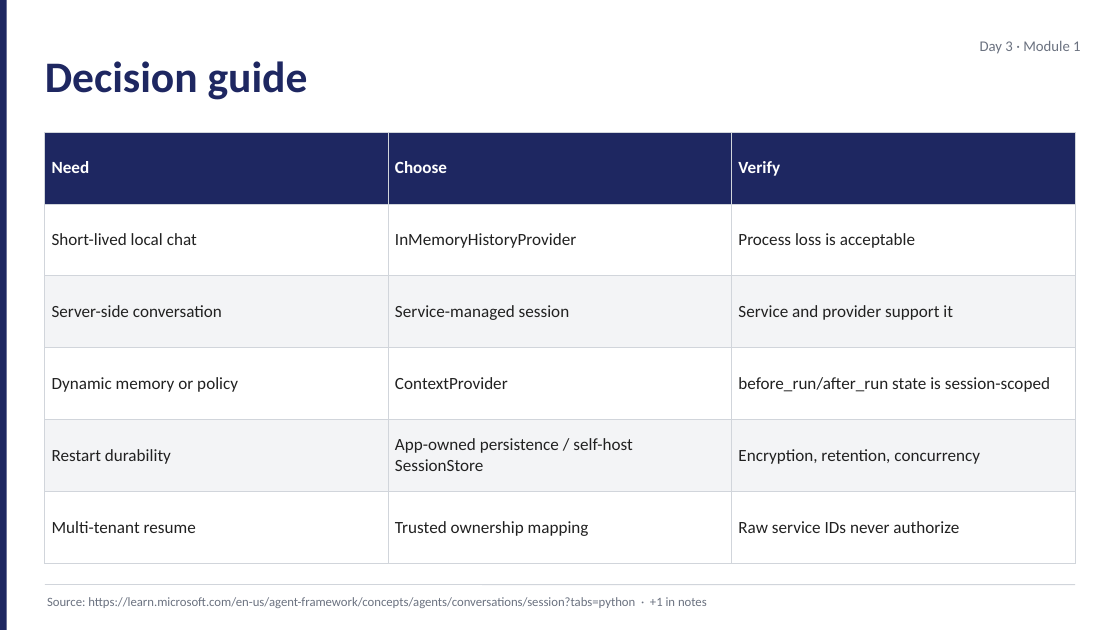
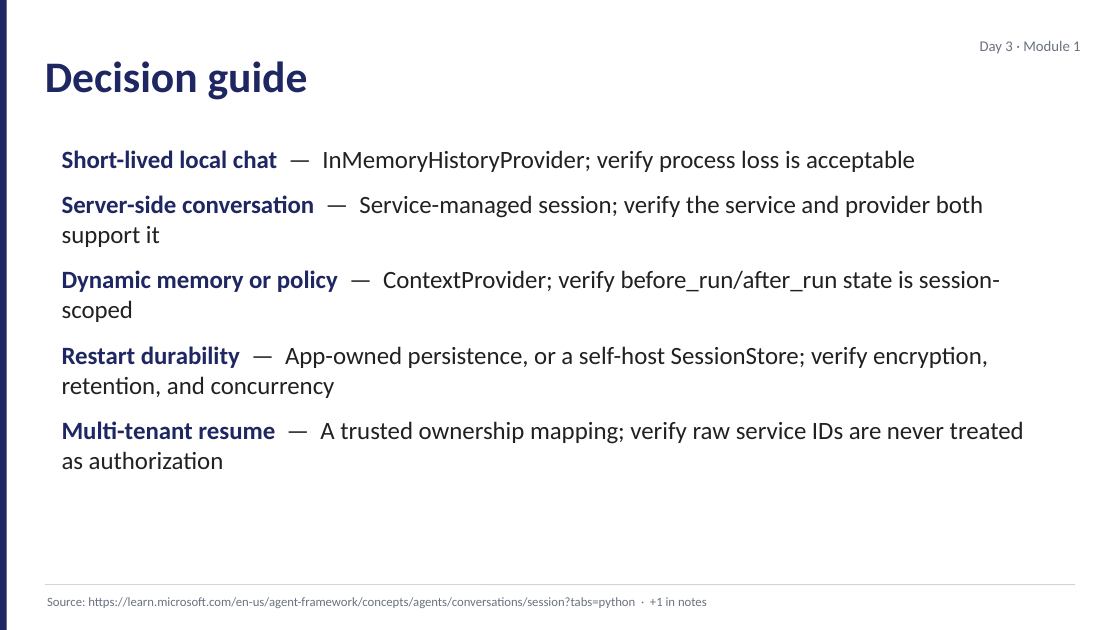
Before and after one commit to JimPiquant/Building-AI-Apps-and-Agents, a slide deck: slide 12 of decks/day3/module-1-sessions-state.pptx (slide 11 before the commit). Drawn at 1120x630 pixels with LibreOffice and Linux fonts; fonts in the diff are those of the drawing. Boxes give left, top, right and bottom in pixels: in the first picture for what was removed or moved away, otherwise in the second. Text is boxed around its words. In the diff, an @@ line names an element or a change of style, - is before the commit and + after.

```diff
--- a/decks/day3/module-1-sessions-state.pptx
+++ b/decks/day3/module-1-sessions-state.pptx
@@ table removed at <box>45,132,1076,540</box>, 6 rows, 3 columns @@
-Need | Choose | Verify
-Short-lived local chat | InMemoryHistoryProvider | Process loss is acceptable
-Server-side conversation | Service-managed session | Service and provider support it
-Dynamic memory or policy | ContextProvider | before_run/after_run state is session-scoped
-Restart durability | App-owned persistence / self-host SessionStore | Encryption, retention, concurrency
-Multi-tenant resume | Trusted ownership mapping | Raw service IDs never authorize
@@ text added at <box>62,150,1024,469</box>, 16 pt, text #212121 @@
+• Short-lived local chat — InMemoryHistoryProvider; verify process loss is acceptable
+• Server-side conversation — Service-managed session; verify the service and provider both support it
+• Dynamic memory or policy — ContextProvider; verify before_run/after_run state is session-scoped
+• Restart durability — App-owned persistence, or a self-host SessionStore; verify encryption, retention, and concurrency
+• Multi-tenant resume — A trusted ownership mapping; verify raw service IDs are never treated as authorization
```
Also in this commit, not shown: 5 other slides changed, 5 slides added, 4 slides removed, 28 other files.
